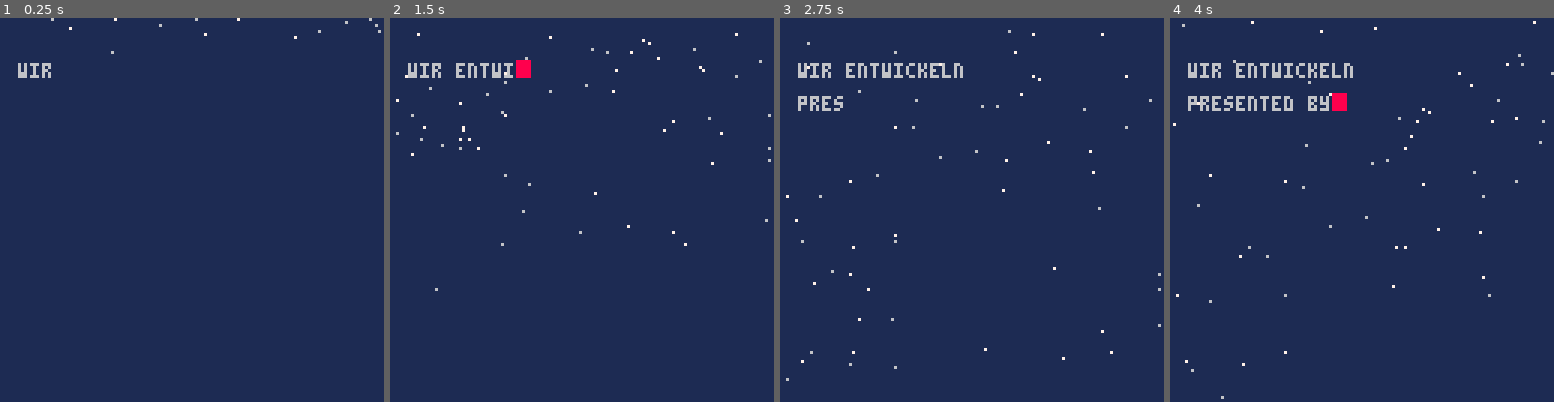
Above: before the commit, frames 1-4 (left to right).
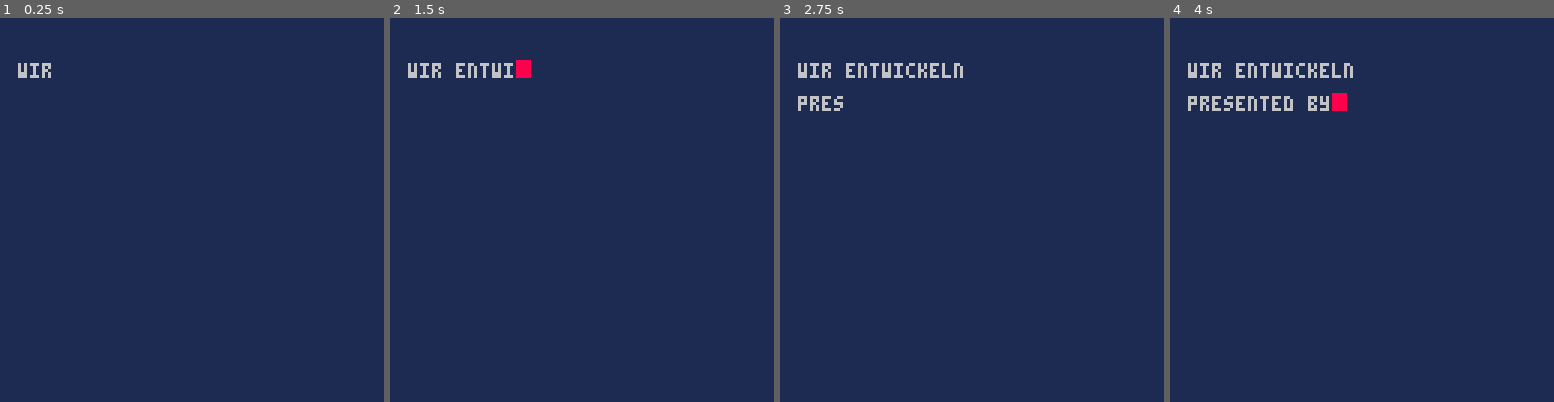
Above: after the commit, the same moments.

Repository: zothynine/picoheads
Game: PICO-8 cartridge intro.p8
Same seed, same stepped clock (60 frames per second), same inputs: the game is played once before the commit and once after it.
Inputs:
- Up to frame 1 (0.25 s): no input
- Up to frame 2 (1.5 s): no input
- Up to frame 3 (2.75 s): no input
- Up to frame 4 (4 s): no input

The runs differ from the first frame. In frame 1, less than 0.1% of the frame differs, in the area x 13-100%, y 0-10%; in frame 2, 0.4%, in the area x 1-100%, y 3-72%; in frame 3, 0.4%; in frame 4, 0.4%.

Commit message:
Stelle intro wieder her

Diff:
--- a/intro.p8
+++ b/intro.p8
@@ -12,8 +12,8 @@
 		ln4="",
 		txt1="wir entwickeln",
 		txt2="presented by picoheads",
-		txt3="episode #16:",
-		txt4="merry bitmess",
+		txt3="episode #18:",
+		txt4="wettruesten",
 		x=6,
 		ln1_y=15,
 		ln2_y=26,
@@ -47,8 +47,6 @@
 		glitches=80
 	}
 
-	snow={}
-
 	music(0)
 end
 
@@ -58,19 +56,6 @@
 
 function _update60()
 	⧗.cur-=1
-
-	if #snow<60 then
-		local _col=7
-		if (rnd(2)>1) _col=6
-		add(snow,{x=rnd(128),y=-1,s=0.1+rnd(1),c=_col})
-	end
-
-	for s=#snow,1,-1 do
-		local _s=snow[s]
-		if (_s.y>128) del(snow,_s)
-		_s.y+=_s.s
-	end
-
 	if (⧗.cur==0) ⧗.cur=cur.blink
 
 	--cursor blinking
@@ -145,30 +130,24 @@
 function _draw()
 	cls()
 	rectfill(0,0,127,127,1)
-
-	for s=1,#snow do
-		local _s=snow[s]
-		pset(_s.x,_s.y,_s.c)
-	end
-
 	rectfill(cur.x,cur.y,cur.x+4,cur.y+5,cur.c)
 	print(text.ln1,text.x,text.ln1_y,6) --title
 	print(text.ln2,text.x,text.ln2_y,6) --tagline
 	print(text.ln3,text.x,text.ln3_y,6) --tagline
 	print(text.ln4,text.x,text.ln4_y,6) --tagline
 	--mario
-	sspr(24,0,9,19,mx,avy)
-	print(ml,mx-(#ml*2)+3,avy+21,6)
+	sspr(8,0,7,16,mx,avy)
+	print(ml,mx-(#ml*2)+3,avy+18,6)
 	--klemens
-	sspr(33,0,9,19,kx,avy)
-	print(kl,kx-(#kl*2)+3,avy+21,6)
+	sspr(16,0,7,16,kx,avy)
+	print(kl,kx-(#kl*2)+3,avy+18,6)
 
 	if ⧗.ending==0 then
 
 		if (⧗.glitches>0) ⧗.glitches-=1
 
 		if ⧗.glitches==79 then
-			music(4)
+			music(2)
 		elseif ⧗.glitches==40 then
 			poke(0x5f2c, 1) -- horizontal stretch, 64x128
 		elseif ⧗.glitches==30 then
Not shown, changed: 22 lines of the sprite sheet (__gfx__) section of intro.p8
Not shown, changed: the music (__music__) section of intro.p8
Not shown, changed: the sound effects (__sfx__) section of intro.p8
